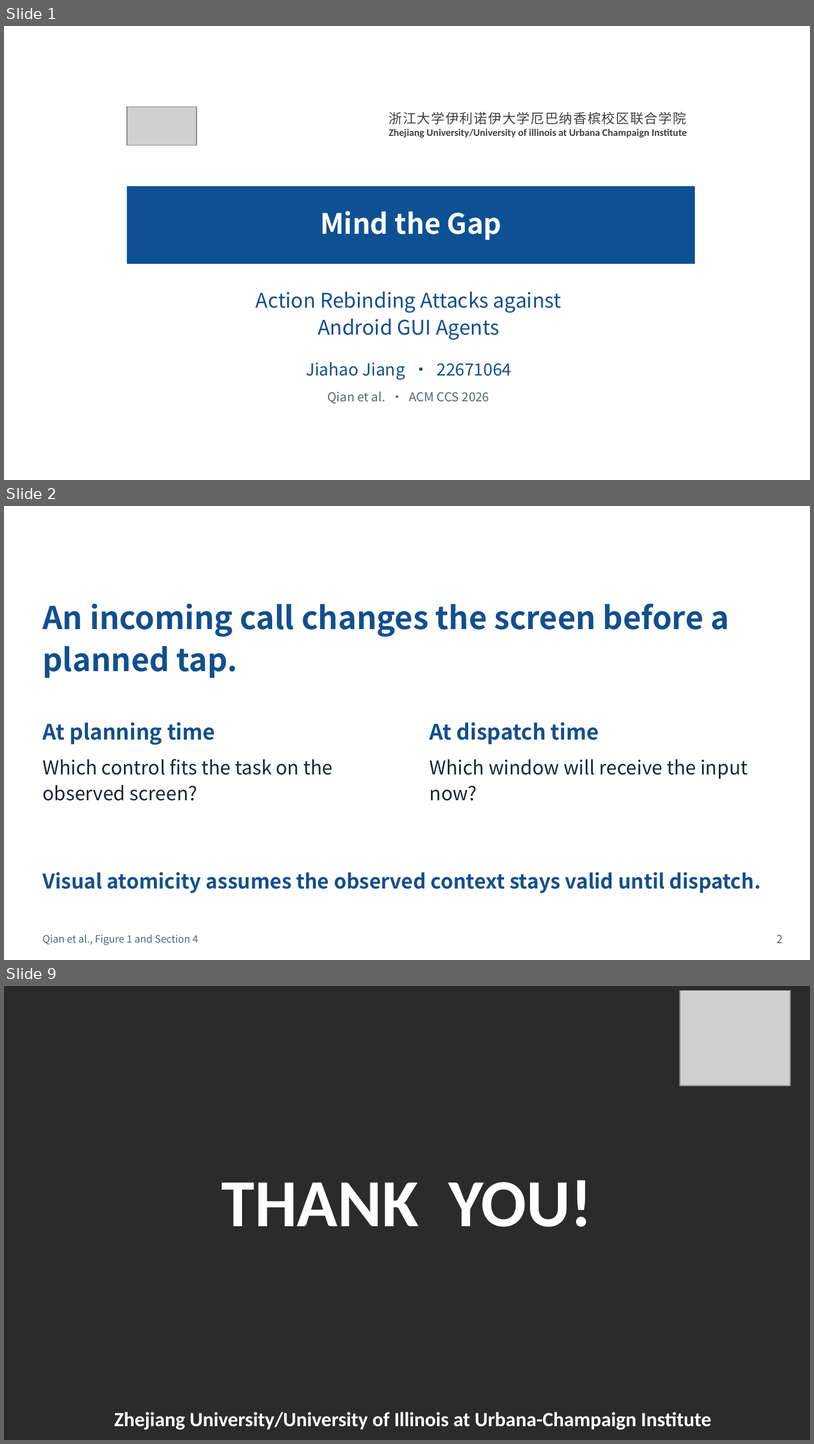
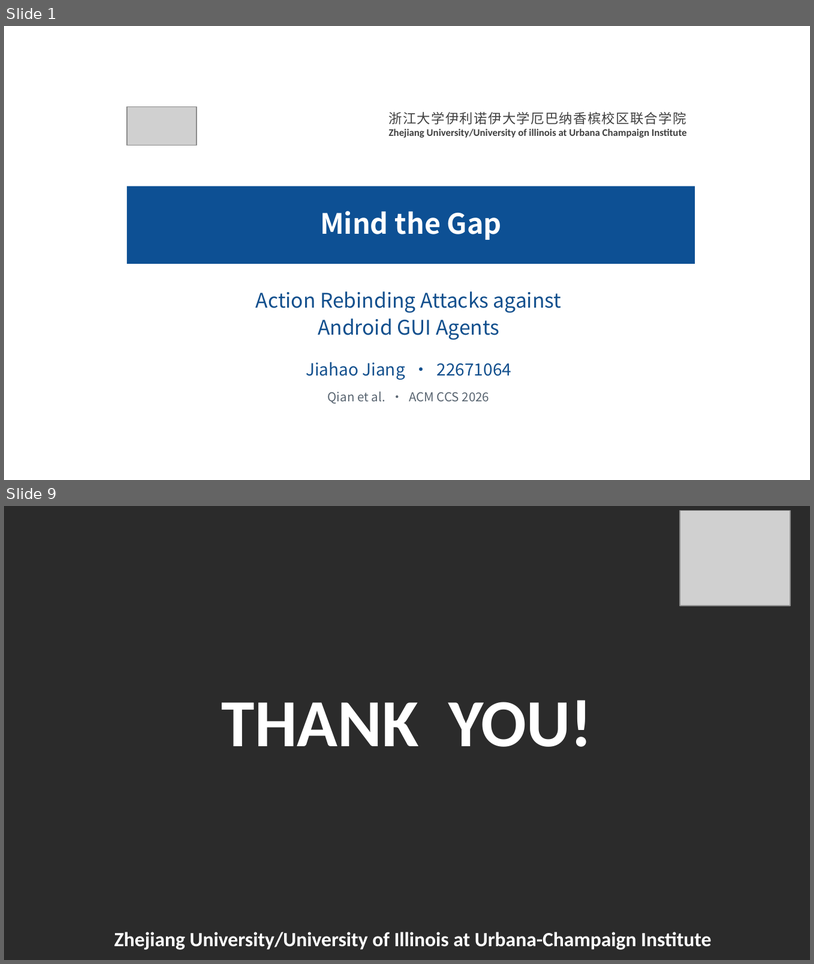
Before and after one commit to Novakru/ZJU-assignment-reports, a slide deck: submission/presentation.pptx. Shown one above the other, each under a label of ours: slides 1, 2 and 9 before the commit, slides 1 and 9 after it; the slides between them are not shown. The pictures are 814x1444 and 814x964 pixels, drawn with LibreOffice and Linux fonts; fonts in the diff are those of the drawing; grey boxes stand for pictures; background and template pictures are left out; a plain dark background stands for a picture behind light text. Boxes give left, top, right and bottom in pixels: in the first picture for what was removed or moved away, otherwise in the second. Text is boxed around its words. In the diff, an @@ line names an element or a change of style, - is before the commit and + after.

```diff
--- a/submission/presentation.pptx
+++ b/submission/presentation.pptx
@@ slide 2 removed at [4,506,810,960], background #FFFFFF @@
@@ text removed at [30,509,635,541] @@
-A Valid Plan Can Reach the Wrong Screen
@@ text removed at [740,508,792,538] @@
-ZJUI
@@ text removed at [42,603,729,678] @@
-An incoming call changes the screen before a planned tap.
@@ text removed at [42,722,215,745] @@
-At planning time
@@ text removed at [430,722,599,744] @@
-At dispatch time
@@ text removed at [42,759,333,801] @@
-Which control fits the task on the observed screen?
@@ text removed at [430,759,748,801] @@
-Which window will receive the input now?
@@ text removed at [42,871,761,893] @@
-Visual atomicity assumes the observed context stays valid until dispatch.
@@ text removed at [42,934,198,945] @@
-Qian et al., Figure 1 and Section 4
@@ text removed at [777,934,783,943] @@
-2
```
Also in this commit, not shown: 5 slides changed, 2 slides added, 1 other slide removed, 14 other files.
